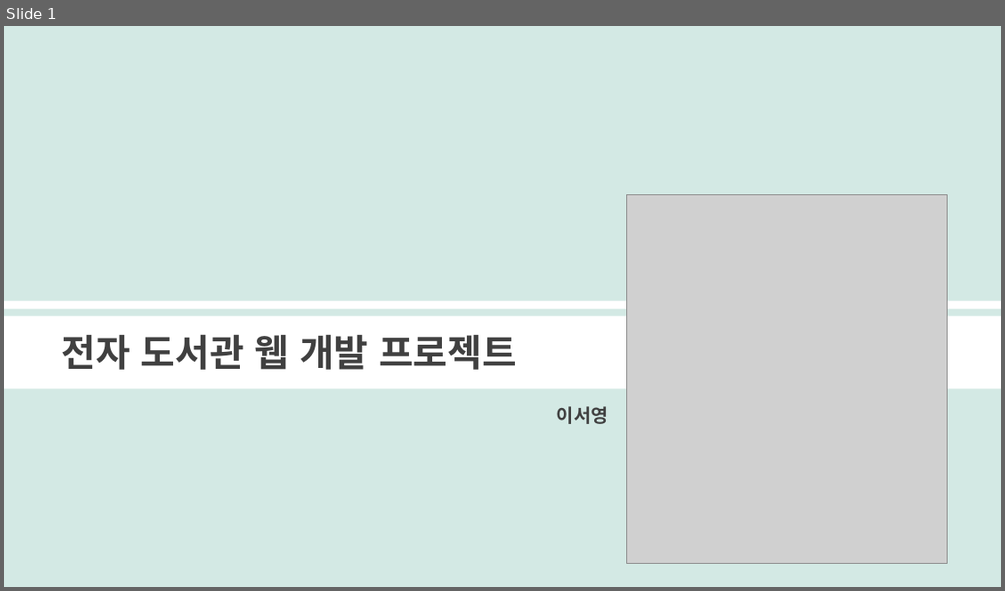
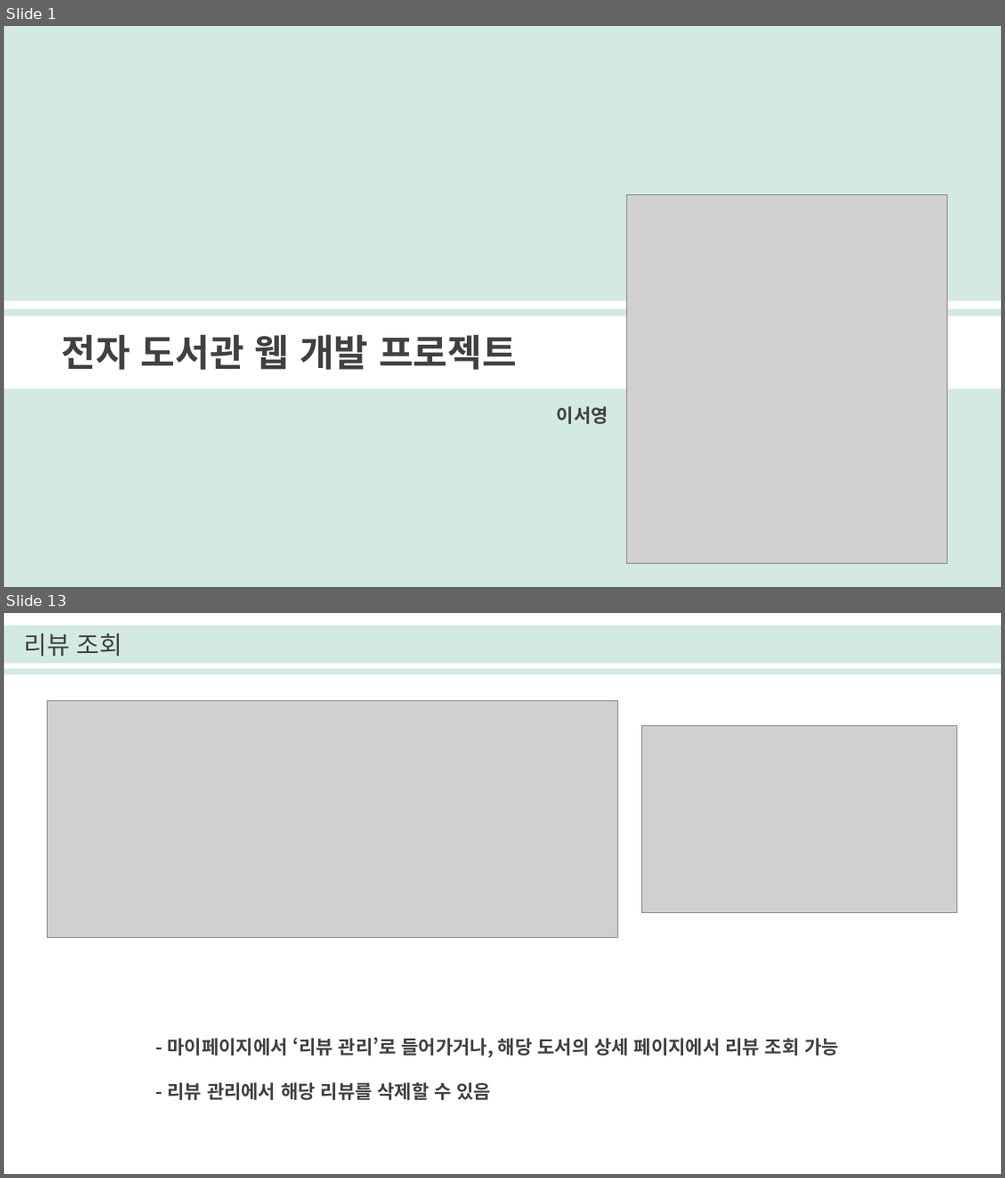
Before and after one commit to seoyounglee0105/Library_Web_Project, a slide deck: 이서영_전자도서관프로젝트.pptx. Shown one above the other, each under a label of ours: slide 1 before the commit, slides 1 and 13 after it; the slides between them are not shown. The pictures are 1005x591 and 1005x1178 pixels, drawn with LibreOffice and Linux fonts; fonts in the diff are those of the drawing; grey boxes stand for pictures. Boxes give left, top, right and bottom in pixels: in the first picture for what was removed or moved away, otherwise in the second. Text is boxed around its words. In the diff, an @@ line names an element or a change of style, - is before the commit and + after.

```diff
--- a/이서영_전자도서관프로젝트.pptx
+++ b/이서영_전자도서관프로젝트.pptx
@@ slide 13 added at (x1=4, y1=613, x2=1001, y2=1174), background #FFFFFF @@
@@ rectangle added at (x1=4, y1=625, x2=1001, y2=674), fill #D3E9E4 @@
@@ text added at (x1=24, y1=633, x2=123, y2=656), 24 pt, text #404040 @@
+리뷰 조회
@@ rectangle added at (x1=4, y1=663, x2=1001, y2=668), fill #FFFFFF @@
@@ picture added at (x1=48, y1=700, x2=618, y2=937) @@
@@ picture added at (x1=642, y1=726, x2=957, y2=913) @@
@@ text added at (x1=168, y1=1037, x2=839, y2=1100), 18 pt, text #404040, bold @@
+- 마이페이지에서 ‘리뷰 관리’로 들어가거나, 해당 도서의 상세 페이지에서 리뷰 조회 가능
+- 리뷰 관리에서 해당 리뷰를 삭제할 수 있음
```
Also in this commit, not shown: 5 slides changed, 8 other slides added, 3 slides removed, 10 other files.
